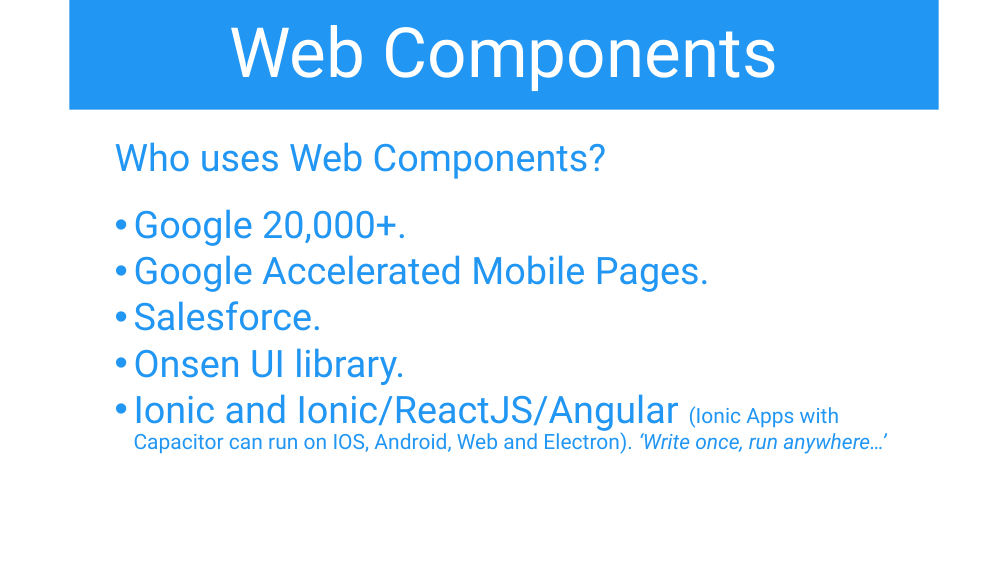
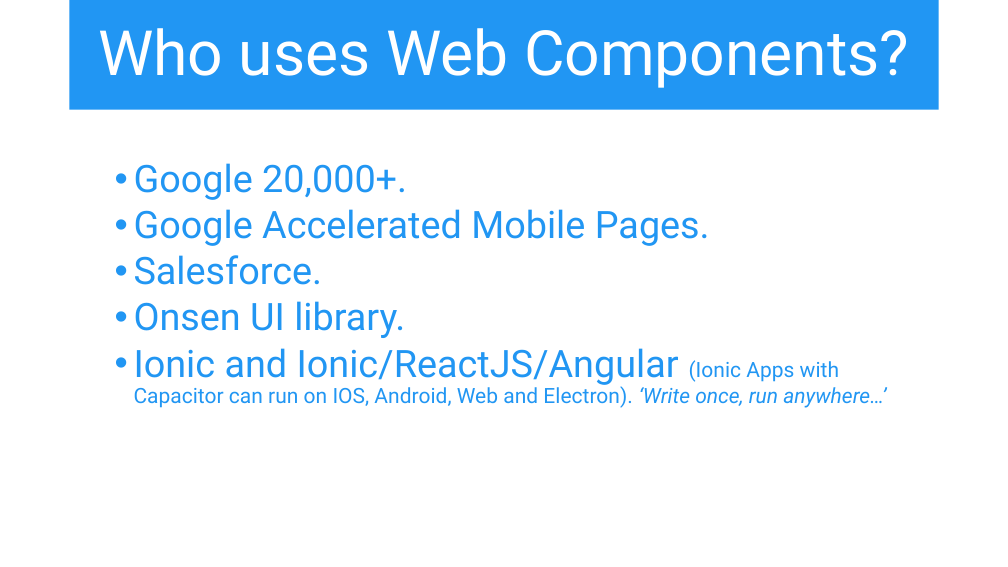
Before and after one commit to iwswordpress/WebComponents, a slide deck: slide 4 of webcomponents.pptx (slide 8 before the commit). Drawn at 1008x567 pixels with LibreOffice and Linux fonts; fonts in the diff are those of the drawing. Boxes give left, top, right and bottom in pixels: in the first picture for what was removed or moved away, otherwise in the second. Text is boxed around its words. In the diff, an @@ line names an element or a change of style, - is before the commit and + after.

```diff
--- a/webcomponents.pptx
+++ b/webcomponents.pptx
@@ title at (x1=98, y1=28, x2=909, y2=88): text changed; size 66 to 59.4 pt @@
-Web Components
+Who uses Web Components?
@@ text at (x1=115, y1=142, x2=606, y2=179): paragraph removed @@
-  Who uses Web Components?
```
Also in this commit, not shown: 3 other slides changed, 1 slide added, 2 other files.
